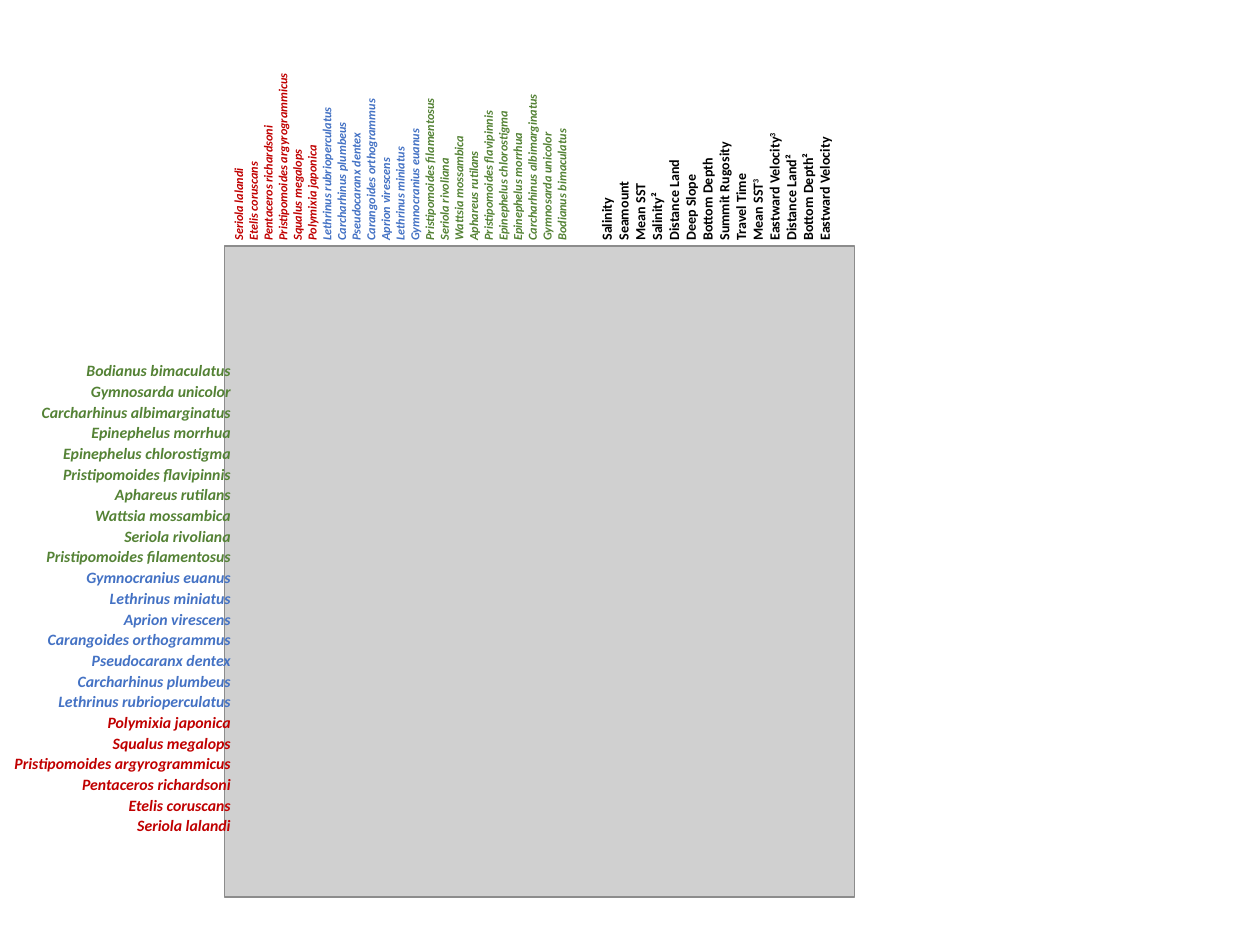
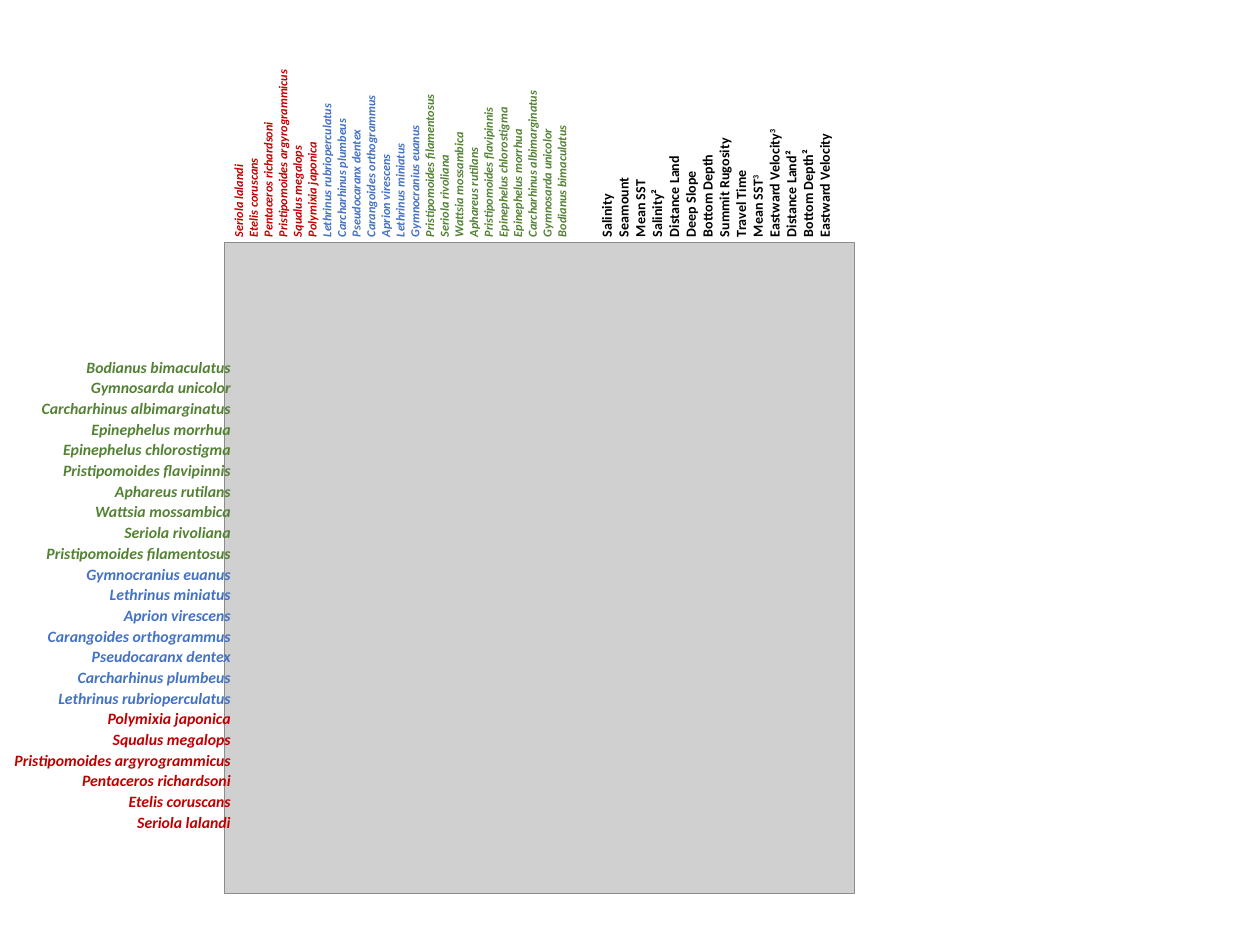
Before and after one commit to lmathon/Seamounts_3Dmodelling, a slide deck: slide 5 of 06_Figures/Figures.pptx. Drawn at 1260x945 pixels with LibreOffice and Linux fonts; fonts in the diff are those of the drawing; grey boxes stand for pictures. Boxes give left, top, right and bottom in pixels: in the first picture for what was removed or moved away, otherwise in the second. Text is boxed around its words. In the diff, an @@ line names an element or a change of style, - is before the commit and + after.

```diff
--- a/06_Figures/Figures.pptx
+++ b/06_Figures/Figures.pptx
@@ 2 texts, 1 picture moved together from (x1=14, y1=83, x2=854, y2=897) to (x1=14, y1=79, x2=854, y2=893) @@
```
Also in this commit, not shown: 1 slide added, 1 slide removed, 10 other files.
